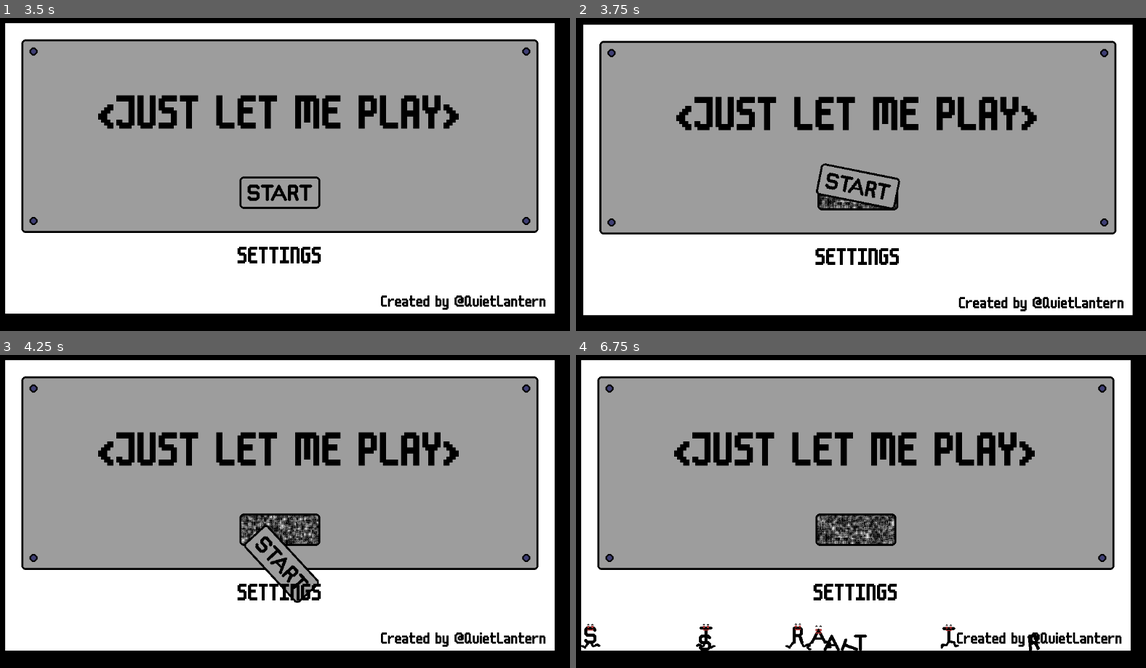
Above: before the commit, frames 1-4 (two rows, left to right).
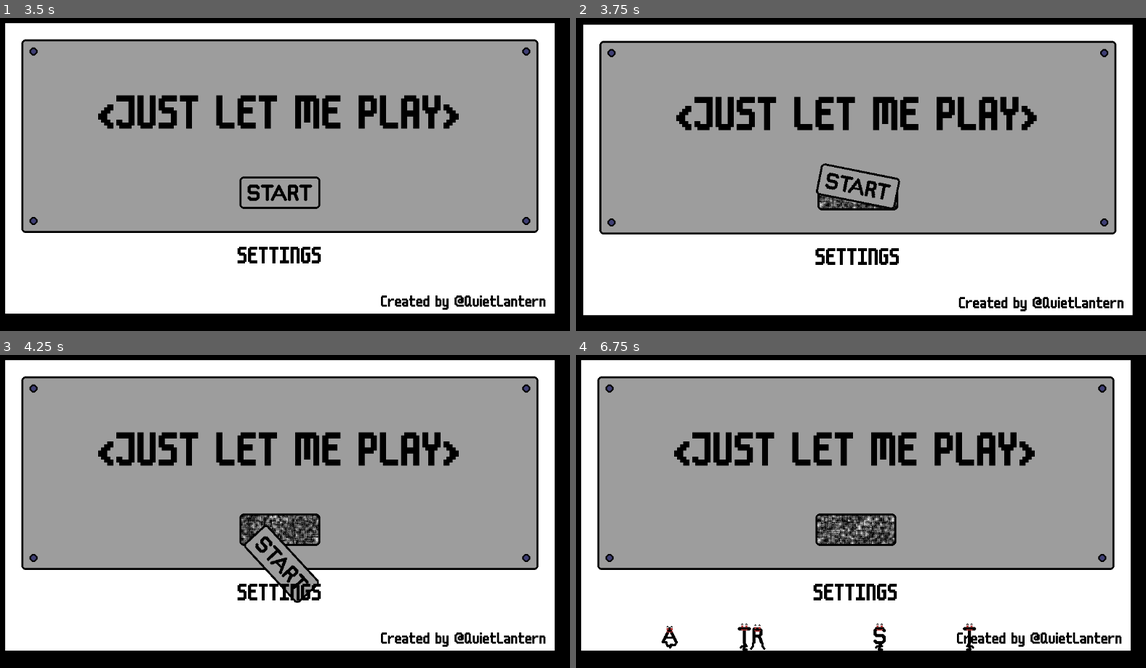
Above: after the commit, the same moments.

Repository: conor-wilson/secret-sapphire
Game: Godot game, scene res://scenes/main.tscn
Two runs of this game, one before a commit and one after it. Both use one fixed random seed, a clock stepped at 60 frames per second and the inputs below.
Inputs (mouse positions are in pixels of both pictures, inside the frame that each line leads up to):
- Up to frame 1 (3.5 s): tap Enter at 0.5 s; move the mouse to (279, 136) at 0.52 s; hold Right (ui_right) 0.53-1.25 s; click (279, 136) at 0.6 s; click "SETTINGS" at 1.25 s; click "BACK" at 2 s; tap Space at 2.75 s; move the mouse to (279, 136) at 2.77 s; hold Right (ui_right) from 2.78 s (still down); click (279, 136) at 2.85 s
- Up to frame 2 (3.75 s): tap Enter at 3.5 s; move the mouse to (855, 193) at 3.52 s; release Right (ui_right) at 3.53 s; hold Left (ui_left) from 3.53 s (still down); click (855, 193) at 3.6 s
- Up to frame 3 (4.25 s): keep holding Left (ui_left)
- Up to frame 4 (6.75 s): move the mouse to (610, 389) at 4.27 s; release Left (ui_left) at 4.28 s; hold Right (ui_right) 4.28-5.78 s; click (610, 389) at 4.35 s; move the mouse to (1100, 389) at 5.02 s; click (1100, 389) at 5.1 s; tap D (debugbutton) at 5.65 s; move the mouse to (610, 558) at 5.77 s; hold Left (ui_left) 5.78-6.53 s; click (610, 558) at 5.85 s; move the mouse to (1100, 558) at 6.52 s; hold Right (ui_right) from 6.53 s (still down); click (1100, 558) at 6.6 s

Frame 1 is identical in both runs. In frame 2, 0.1% of the frame differs, in the area x 42-57%, y 56-61%; in frame 3, 0.6%; in frame 4, 2.1%, in the area x 0-82%, y 51-95%.

Commit message:
Removed Letter scene in favour of InteractiveElement (formerly BreakableElement)

Diff:
--- a/let-me-play/assets/art/RunningLetters/running_r.tres
+++ b/let-me-play/assets/art/RunningLetters/running_r.tres
@@ -173,5 +173,5 @@
 }],
 "loop": true,
 "name": &"running_right",
-"speed": 5.0
+"speed": 12.0
 }]
--- a/let-me-play/assets/art/RunningLetters/running_s.tres
+++ b/let-me-play/assets/art/RunningLetters/running_s.tres
@@ -66,7 +66,7 @@
 }],
 "loop": true,
 "name": &"idle",
-"speed": 5.0
+"speed": 12.0
 }, {
 "frames": [{
 "duration": 1.0,
--- a/let-me-play/running_letter.gd
+++ b/let-me-play/running_letter.gd
@@ -36,6 +36,16 @@
 	#else:
 		#velocity.x = move_toward(velocity.x, 0, SPEED)
 
+func spawn(new_position:Vector2):
+	position = new_position
+	show()
+	#state = State.JUMPING
+	#$AnimatedSprite2D.play("jumping")
+	velocity.y = JUMP_VELOCITY/2
+	state = State.JUMPING
+	$MischiefTimer.start()
+	#start_running()
+	#_jump()
 
 func start_running():
 	if state != State.RUNNING:
@@ -101,15 +111,6 @@
 func set_can_enter_desktop(val:bool):
 	is_infront_of_desktop = val
 
-# TODO: This is purely for debugging. This function should be removed once it's
-# no-longer needed.
-func _input(event: InputEvent) -> void:
-	if event.is_action_pressed("debugbutton"):
-		show()
-		$MischiefTimer.start()
-		start_running()
-
-
 func _on_landing_detector_body_entered(body: Node2D) -> void:
 
 	# TODO: This feels a little bit weird. Rethink it.
--- a/let-me-play/scenes/breakable_element.tscn
+++ /dev/null
@@ -1,10 +0,0 @@
-[gd_scene load_steps=2 format=3 uid="uid://b7pp5suyru2lf"]
-
-[ext_resource type="Script" path="res://scenes/breakable_element.gd" id="1_wcjcc"]
-
-[node name="BreakableElement" type="RigidBody2D"]
-input_pickable = true
-continuous_cd = 1
-contact_monitor = true
-max_contacts_reported = 1
-script = ExtResource("1_wcjcc")
--- a/let-me-play/scenes/breakable_element.gd
+++ b/let-me-play/scenes/interactive_element.gd
@@ -1,8 +1,9 @@
-class_name BreakableElement extends RigidBody2D
+class_name InteractiveElement extends RigidBody2D
 
 signal click
 signal smash
 
+@export var breakable:bool = true
 var idle:bool
 
 # Called when the node enters the scene tree for the first time.
@@ -22,7 +23,16 @@
 	idle = false
 	apply_impulse(Vector2(randf_range(-strength,strength),-20*strength), Vector2(randf_range(-2.5*strength,2.5*strength),0))
 
+# apply_random_force applies a random force on the letter (in the positive Y
+# direction, and in any X direction)
+#
+# TODO: Make the range values in here configurable.
+func apply_random_force():
+	var x_force:float = randf_range(-750, 750)
+	var y_force:float = randf_range(-750, 0)
+	apply_impulse(Vector2(x_force,y_force))
+
 func _on_body_entered(body: Node) -> void:
-	if !idle:
+	if !idle && breakable:
 		smash.emit()
 		queue_free()
--- /dev/null
+++ b/let-me-play/scenes/interactive_element.tscn
@@ -0,0 +1,10 @@
+[gd_scene load_steps=2 format=3 uid="uid://b7pp5suyru2lf"]
+
+[ext_resource type="Script" path="res://scenes/interactive_element.gd" id="1_fakqv"]
+
+[node name="InteractiveElement" type="RigidBody2D"]
+input_pickable = true
+continuous_cd = 1
+contact_monitor = true
+max_contacts_reported = 1
+script = ExtResource("1_fakqv")
--- a/let-me-play/scenes/letter.gd
+++ /dev/null
@@ -1,77 +0,0 @@
-extends Node2D
-
-# TODO: Each of the letter types in this file are handled as individual variables. It
-# might be cleaner to move them all into an array and handle them as a collection. Look
-# into whether this is the case, and refactor the code accordingly if it is.
-
-enum LetterType {S, T, A, R, G, M, E}
-@export var letter_type:LetterType = LetterType.S
-
-# All of the letter types
-var letter_body:RigidBody2D
-@onready var s: RigidBody2D = $S
-@onready var t: RigidBody2D = $T
-@onready var a: RigidBody2D = $A
-@onready var r: RigidBody2D = $R
-@onready var g: RigidBody2D = $G
-@onready var m: RigidBody2D = $M
-@onready var e: RigidBody2D = $E
-
-# Called when the node enters the scene tree for the first time.
-func _ready() -> void:
-	set_letter_body()
-	disable_all_letters()
-	enable_letter(letter_body)
-
-# set_letter_body sets the value of letter_body to the correct child node
-# according to the value of letter_type.
-func set_letter_body():
-	match letter_type:
-		LetterType.S: letter_body = s
-		LetterType.T: letter_body = t
-		LetterType.A: letter_body = a
-		LetterType.R: letter_body = r
-		LetterType.G: letter_body = g
-		LetterType.M: letter_body = m
-		LetterType.E: letter_body = e
-		_: print_debug("unknown letter type: ", letter_type)
-
-# disable_all_letters disables and hides all the types of letters in the node tree.
-func disable_all_letters():
-	disable_letter(s)
-	disable_letter(t)
-	disable_letter(a)
-	disable_letter(r)
-	disable_letter(g)
-	disable_letter(m)
-	disable_letter(e)
-
-# disable_letter disables and hides the provided letter from the node tree.
-func disable_letter(l:RigidBody2D):
-	l.get_child(1).disabled = true
-	l.hide()
-
-# enable_letter enables and shows the provided letter within the node tree.
-func enable_letter(l:RigidBody2D):
-	l.get_child(1).disabled = false
-
-# spawn reveals the letter and applies a random force to it
-func spawn():
-	letter_body.show()
-	apply_random_force()
-
-# apply_random_force applies a random force on the letter (in the positive Y
-# direction, and in any X direction)
-#
-# TODO: Make the range values in here configurable.
-func apply_random_force():
-	var x_force:float = randf_range(-750, 750)
-	var y_force:float = randf_range(-750, 0)
-	letter_body.apply_impulse(Vector2(x_force,y_force))
-#
-## TODO: This is purely for debugging. This function should be removed once it's
-## no-longer needed.
-#func _input(event: InputEvent) -> void:
-	#if event.is_action_pressed("debugbutton"):
-		#spawn()
-		#apply_random_force()
--- a/let-me-play/scenes/letter.tscn
+++ /dev/null
@@ -1,89 +0,0 @@
-[gd_scene load_steps=9 format=3 uid="uid://dn8q4o2sgxa7y"]
-
-[ext_resource type="Script" path="res://scenes/letter.gd" id="1_py2od"]
-[ext_resource type="Texture2D" uid="uid://pvl4opjitbn6" path="res://assets/art/Letters1.png" id="1_xwbin"]
-[ext_resource type="Texture2D" uid="uid://c7am4spqld716" path="res://assets/art/Letters2.png" id="2_8btql"]
-[ext_resource type="Texture2D" uid="uid://rt1q2s47l33u" path="res://assets/art/Letters3.png" id="3_8b30d"]
-[ext_resource type="Texture2D" uid="uid://c7buyymj4wbih" path="res://assets/art/Letters4.png" id="4_p13cm"]
-[ext_resource type="Texture2D" uid="uid://4135leo6x8el" path="res://assets/art/Letters6.png" id="5_idgub"]
-[ext_resource type="Texture2D" uid="uid://c6a07x25mr3es" path="res://assets/art/Letters8.png" id="6_k31ig"]
-[ext_resource type="Texture2D" uid="uid://c8kvnj8oui3xm" path="res://assets/art/Letters9.png" id="7_ht6sd"]
-
-[node name="Letter" type="Node2D"]
-script = ExtResource("1_py2od")
-
-[node name="S" type="RigidBody2D" parent="."]
-visible = false
-collision_layer = 4
-collision_mask = 5
-
-[node name="Sprite2D" type="Sprite2D" parent="S"]
-texture = ExtResource("1_xwbin")
-
-[node name="CollisionPolygon2D" type="CollisionPolygon2D" parent="S"]
-polygon = PackedVector2Array(-12, -11, -7, -16, 7, -16, 12, -11, 12, -9, 10, -7, 8, -7, 5, -10, -5, -10, -6, -9, -6, -4, -5, -3, 7, -3, 12, 2, 12, 10, 6, 16, -7, 16, -12, 11, -12, 9, -10, 7, -8, 7, -5, 10, 5, 10, 6, 9, 6, 4, 5, 3, -7, 3, -12, -2)
-
-[node name="T" type="RigidBody2D" parent="."]
-visible = false
-collision_layer = 4
-collision_mask = 5
-
-[node name="Sprite2D" type="Sprite2D" parent="T"]
-texture = ExtResource("2_8btql")
-
-[node name="CollisionPolygon2D" type="CollisionPolygon2D" parent="T"]
-polygon = PackedVector2Array(-10, -16, 10, -16, 13, -13, 10, -10, 3, -10, 3, 14, 1, 16, -1, 16, -3, 14, -3, -10, -10, -10, -13, -13)
-
-[node name="A" type="RigidBody2D" parent="."]
-visible = false
-collision_layer = 4
-collision_mask = 5
-
-[node name="Sprite2D" type="Sprite2D" parent="A"]
-texture = ExtResource("3_8b30d")
-
-[node name="CollisionPolygon2D" type="CollisionPolygon2D" parent="A"]
-polygon = PackedVector2Array(1, -16, 16, 13, 16, 15, 15, 16, 11, 16, 7, 7, -7, 7, -11, 16, -15, 16, -16, 15, -16, 13, -1, -16)
-
-[node name="R" type="RigidBody2D" parent="."]
-visible = false
-collision_layer = 4
-collision_mask = 5
-
-[node name="Sprite2D" type="Sprite2D" parent="R"]
-texture = ExtResource("4_p13cm")
-
-[node name="CollisionPolygon2D" type="CollisionPolygon2D" parent="R"]
-polygon = PackedVector2Array(-7, -16, 5, -16, 10, -11, 10, -2, 7, 1, 11, 14, 9, 16, 7, 16, 5, 14, 2, 4, -4, 4, -4, 14, -6, 16, -8, 16, -10, 14, -10, -13)
-
-[node name="G" type="RigidBody2D" parent="."]
-visible = false
-collision_layer = 4
-collision_mask = 5
-
-[node name="Sprite2D" type="Sprite2D" parent="G"]
-texture = ExtResource("5_idgub")
-
-[node name="CollisionPolygon2D" type="CollisionPolygon2D" parent="G"]
-polygon = PackedVector2Array(-12, -11, -7, -16, 7, -16, 12, -11, 12, -9, 10, -7, 8, -7, 5, -10, -5, -10, -6, -9, -6, 9, -5, 10, 5, 10, 6, 9, 6, 6, 4, 6, 2, 4, 2, 2, 4, 0, 9, 0, 12, 3, 12, 11, 7, 16, -7, 16, -12, 11)
-
-[node name="M" type="RigidBody2D" parent="."]
-visible = false
-collision_layer = 4
-collision_mask = 5
-
-[node name="Sprite2D" type="Sprite2D" parent="M"]
-texture = ExtResource("6_k31ig")
-
-[node name="CollisionPolygon2D" type="CollisionPolygon2D" parent="M"]
-polygon = PackedVector2Array(-14, -13, -11, -16, -10, -16, 0, -6, 10, -16, 11, -16, 14, -13, 14, 14, 12, 16, 10, 16, 8, 14, 8, -2, 7, -5, 1, 1, -1, 1, -7, -5, -8, -2, -8, 14, -10, 16, -12, 16, -14, 14)
-
-[node name="E" type="RigidBody2D" parent="."]
-collision_layer = 4
-collision_mask = 5
-
-[node name="Sprite2D" type="Sprite2D" parent="E"]
-texture = ExtResource("7_ht6sd")
-
-[node name="CollisionPolygon2D" type="CollisionPolygon2D" parent="E"]
-polygon = PackedVector2Array(-10, -13, -7, -16, 8, -16, 11, -13, 8, -10, -4, -10, -4, -3, 1, -3, 4, 0, 1, 3, -4, 3, -4, 10, 8, 10, 11, 13, 8, 16, -7, 16, -10, 13)
--- a/let-me-play/scenes/main_menu.gd
+++ b/let-me-play/scenes/main_menu.gd
@@ -9,8 +9,10 @@
 # TODO: Organise this code file. It's a damn mess.
 
 func _on_start_button_smash() -> void:
-	for letter in $Letters.get_children():
-		letter.spawn()
+	$RigidLetters.show()
+	for letter in $RigidLetters.get_children():
+		letter.detatch()
+		letter.apply_random_force()
 	start_button_exploded.emit()
 
 func _on_start_button_click() -> void:
@@ -53,7 +55,7 @@
 
 	# Check that the element can be detatched
 	if element == null: return
-	if element is not BreakableElement: return
+	if element is not InteractiveElement: return
 	if !element.idle:   return
 
 	# Detatch element
@@ -78,4 +80,20 @@
 	var y_force:float = randf_range(-750, 0)
 	$InteractiveElements/CrumpledStickyNote.apply_impulse(Vector2(x_force,y_force), Vector2(10,10))
 
-	#$InteractiveElements/StickyNote/Sprite2D/AnimationPlayer.play("RESET")
+
+# TODO: This is purely for debugging. This function should be removed once it's
+# no-longer needed.
+func _input(event: InputEvent) -> void:
+	if event.is_action_pressed("debugbutton"):
+
+		$RunningLetters/S.spawn($RigidLetters/S.position+Vector2(0,-10))
+		$RunningLetters/T1.spawn($RigidLetters/T1.position+Vector2(0,-10))
+		$RunningLetters/A1.spawn($RigidLetters/A1.position+Vector2(0,-10))
+		$RunningLetters/R.spawn($RigidLetters/R.position+Vector2(0,-10))
+		$RunningLetters/T2.spawn($RigidLetters/T2.position+Vector2(0,-10))
+
+		$RigidLetters/S.queue_free()
+		$RigidLetters/T1.queue_free()
+		$RigidLetters/A1.queue_free()
+		$RigidLetters/R.queue_free()
+		$RigidLetters/T2.queue_free()
--- a/let-me-play/scenes/main_menu.tscn
+++ b/let-me-play/scenes/main_menu.tscn
@@ -1,10 +1,9 @@
-[gd_scene load_steps=27 format=4 uid="uid://5ctllddc4obb"]
-
-[ext_resource type="PackedScene" uid="uid://b7pp5suyru2lf" path="res://scenes/breakable_element.tscn" id="1_7wdxp"]
+[gd_scene load_steps=30 format=4 uid="uid://5ctllddc4obb"]
+
+[ext_resource type="PackedScene" uid="uid://b7pp5suyru2lf" path="res://scenes/interactive_element.tscn" id="1_7wdxp"]
 [ext_resource type="Script" path="res://scenes/main_menu.gd" id="1_hib26"]
 [ext_resource type="TileSet" uid="uid://b35s45rp0yrck" path="res://scenes/menu_tile_set.tres" id="1_jssq0"]
 [ext_resource type="PackedScene" uid="uid://dafqi5pwsvw6r" path="res://scenes/desktop.tscn" id="2_kxbcg"]
-[ext_resource type="PackedScene" uid="uid://dn8q4o2sgxa7y" path="res://scenes/letter.tscn" id="3_1ar5g"]
 [ext_resource type="Texture2D" uid="uid://1rpws7w7ml0u" path="res://assets/art/StickyNoteTest-Sheet.png" id="3_ahnkd"]
 [ext_resource type="Texture2D" uid="uid://7r8cut1jsvt0" path="res://assets/art/Panel.png" id="3_janoq"]
 [ext_resource type="Texture2D" uid="uid://4damehrpitmi" path="res://assets/art/CrumpledPaper.png" id="4_ylyox"]
@@ -12,8 +11,12 @@
 [ext_resource type="Theme" uid="uid://fqhlidlvqsyl" path="res://assets/fonts/menu_buttons.tres" id="6_43f6x"]
 [ext_resource type="Texture2D" uid="uid://y8wgjwjjrbhx" path="res://assets/art/SmallStartButton.png" id="8_nhvuo"]
 [ext_resource type="Texture2D" uid="uid://op2bmdwt6xln" path="res://assets/art/Screw.png" id="8_yx54q"]
+[ext_resource type="Texture2D" uid="uid://pvl4opjitbn6" path="res://assets/art/Letters1.png" id="12_oif4b"]
 [ext_resource type="PackedScene" uid="uid://lvqqxc7ln6wx" path="res://scenes/running_letter.tscn" id="13_7j4n4"]
+[ext_resource type="Texture2D" uid="uid://c7am4spqld716" path="res://assets/art/Letters2.png" id="13_mlhma"]
+[ext_resource type="Texture2D" uid="uid://rt1q2s47l33u" path="res://assets/art/Letters3.png" id="14_7kfov"]
 [ext_resource type="SpriteFrames" uid="uid://cjnjhykip21o5" path="res://assets/art/RunningLetters/running_s.tres" id="14_asqxe"]
+[ext_resource type="Texture2D" uid="uid://c7buyymj4wbih" path="res://assets/art/Letters4.png" id="15_1jtme"]
 [ext_resource type="SpriteFrames" uid="uid://b15mmw4hxryyy" path="res://assets/art/RunningLetters/running_t.tres" id="15_8ipti"]
 [ext_resource type="SpriteFrames" uid="uid://rftjcopnmkle" path="res://assets/art/RunningLetters/running_a.tres" id="16_pscsi"]
 [ext_resource type="SpriteFrames" uid="uid://cycrm7f7m0ie8" path="res://assets/art/RunningLetters/running_r.tres" id="17_sxf8s"]
@@ -217,31 +220,100 @@
 text = "SETTINGS"
 flat = true
 
-[node name="Letters" type="Node2D" parent="."]
-
-[node name="S" parent="Letters" instance=ExtResource("3_1ar5g")]
-position = Vector2(503, 585)
-rotation = -0.0150613
-
-[node name="T1" parent="Letters" instance=ExtResource("3_1ar5g")]
-position = Vector2(537, 580)
-rotation = -0.0150613
-letter_type = 1
-
-[node name="A1" parent="Letters" instance=ExtResource("3_1ar5g")]
-position = Vector2(573, 577)
-rotation = -0.0150613
-letter_type = 2
-
-[node name="R" parent="Letters" instance=ExtResource("3_1ar5g")]
-position = Vector2(604, 575)
-rotation = -0.0150613
-letter_type = 3
-
-[node name="T2" parent="Letters" instance=ExtResource("3_1ar5g")]
-position = Vector2(632, 579)
-rotation = -0.0150613
-letter_type = 1
+[node name="RigidLetters" type="Node2D" parent="."]
+visible = false
+
+[node name="S" parent="RigidLetters" instance=ExtResource("1_7wdxp")]
+position = Vector2(507, 585)
+collision_layer = 4
+collision_mask = 5
+breakable = false
+metadata/_edit_group_ = true
+
+[node name="Sprite2D" type="Sprite2D" parent="RigidLetters/S"]
+texture = ExtResource("12_oif4b")
+
+[node name="CollisionPolygon2D" type="CollisionPolygon2D" parent="RigidLetters/S"]
+polygon = PackedVector2Array(-12, -11, -7, -16, 7, -16, 12, -11, 12, -9, 10, -7, 8, -7, 5, -10, -5, -10, -6, -9, -6, -4, -5, -3, 7, -3, 12, 2, 12, 10, 6, 16, -7, 16, -12, 11, -12, 9, -10, 7, -8, 7, -5, 10, 5, 10, 6, 9, 6, 4, 5, 3, -7, 3, -12, -2)
+
+[node name="T1" parent="RigidLetters" instance=ExtResource("1_7wdxp")]
+position = Vector2(542, 586)
+collision_layer = 4
+collision_mask = 5
+breakable = false
+metadata/_edit_group_ = true
+
+[node name="Sprite2D" type="Sprite2D" parent="RigidLetters/T1"]
+texture = ExtResource("13_mlhma")
+
+[node name="CollisionPolygon2D" type="CollisionPolygon2D" parent="RigidLetters/T1"]
+polygon = PackedVector2Array(-10, -16, 10, -16, 13, -13, 10, -10, 3, -10, 3, 14, 1, 16, -1, 16, -3, 14, -3, -10, -10, -10, -13, -13)
+
+[node name="A1" parent="RigidLetters" instance=ExtResource("1_7wdxp")]
+position = Vector2(576, 586)
+collision_layer = 4
+collision_mask = 5
+breakable = false
+metadata/_edit_group_ = true
+
+[node name="Sprite2D" type="Sprite2D" parent="RigidLetters/A1"]
+texture = ExtResource("14_7kfov")
+
+[node name="CollisionPolygon2D" type="CollisionPolygon2D" parent="RigidLetters/A1"]
+polygon = PackedVector2Array(1, -16, 16, 13, 16, 15, 15, 16, 11, 16, 7, 7, -7, 7, -11, 16, -15, 16, -16, 15, -16, 13, -1, -16)
+
+[node name="R" parent="RigidLetters" instance=ExtResource("1_7wdxp")]
+position = Vector2(609, 584)
+collision_layer = 4
+collision_mask = 5
+breakable = false
+metadata/_edit_group_ = true
+
+[node name="Sprite2D" type="Sprite2D" parent="RigidLetters/R"]
+texture = ExtResource("15_1jtme")
+
+[node name="CollisionPolygon2D" type="CollisionPolygon2D" parent="RigidLetters/R"]
+polygon = PackedVector2Array(-7, -16, 5, -16, 10, -11, 10, -2, 7, 1, 11, 14, 9, 16, 7, 16, 5, 14, 2, 4, -4, 4, -4, 14, -6, 16, -8, 16, -10, 14, -10, -13)
+
+[node name="T2" parent="RigidLetters" instance=ExtResource("1_7wdxp")]
+position = Vector2(638, 586)
+collision_layer = 4
+collision_mask = 5
+breakable = false
+metadata/_edit_group_ = true
+
+[node name="Sprite2D" type="Sprite2D" parent="RigidLetters/T2"]
+texture = ExtResource("13_mlhma")
+
+[node name="CollisionPolygon2D" type="CollisionPolygon2D" parent="RigidLetters/T2"]
+polygon = PackedVector2Array(-10, -16, 10, -16, 13, -13, 10, -10, 3, -10, 3, 14, 1, 16, -1, 16, -3, 14, -3, -10, -10, -10, -13, -13)
+
+[node name="RunningLetters" type="Node2D" parent="."]
+
+[node name="S" parent="RunningLetters" instance=ExtResource("13_7j4n4")]
+visible = false
+position = Vector2(125, 538)
+sprite_frames = ExtResource("14_asqxe")
+
+[node name="T1" parent="RunningLetters" instance=ExtResource("13_7j4n4")]
+visible = false
+position = Vector2(284, 543)
+sprite_frames = ExtResource("15_8ipti")
+
+[node name="A1" parent="RunningLetters" instance=ExtResource("13_7j4n4")]
+visible = false
+position = Vector2(373, 537)
+sprite_frames = ExtResource("16_pscsi")
+
+[node name="R" parent="RunningLetters" instance=ExtResource("13_7j4n4")]
+visible = false
+position = Vector2(716, 535)
+sprite_frames = ExtResource("17_sxf8s")
+
+[node name="T2" parent="RunningLetters" instance=ExtResource("13_7j4n4")]
+visible = false
+position = Vector2(895, 508)
+sprite_frames = ExtResource("15_8ipti")
 
 [node name="CreditContainer" type="MarginContainer" parent="."]
 offset_left = 760.0
@@ -259,33 +331,6 @@
 text = "Created by @QuietLantern"
 horizontal_alignment = 2
 vertical_alignment = 2
-
-[node name="RunningLetters" type="Node2D" parent="."]
-
-[node name="S" parent="RunningLetters" instance=ExtResource("13_7j4n4")]
-visible = false
-position = Vector2(125, 538)
-sprite_frames = ExtResource("14_asqxe")
-
-[node name="T1" parent="RunningLetters" instance=ExtResource("13_7j4n4")]
-visible = false
-position = Vector2(284, 543)
-sprite_frames = ExtResource("15_8ipti")
-
-[node name="A1" parent="RunningLetters" instance=ExtResource("13_7j4n4")]
-visible = false
-position = Vector2(497, 543)
-sprite_frames = ExtResource("16_pscsi")
-
-[node name="R" parent="RunningLetters" instance=ExtResource("13_7j4n4")]
-visible = false
-position = Vector2(716, 535)
-sprite_frames = ExtResource("17_sxf8s")
-
-[node name="T2" parent="RunningLetters" instance=ExtResource("13_7j4n4")]
-visible = false
-position = Vector2(895, 508)
-sprite_frames = ExtResource("15_8ipti")
 
 [connection signal="tap" from="Desktop" to="." method="_on_desktop_tap"]
 [connection signal="smash" from="InteractiveElements/Panel" to="." method="_on_panel_smash"]
--- a/let-me-play/scenes/running_letter.tscn
+++ b/let-me-play/scenes/running_letter.tscn
@@ -14,7 +14,7 @@
 size = Vector2(5, 20)
 
 [sub_resource type="RectangleShape2D" id="RectangleShape2D_g0lr5"]
-size = Vector2(6, 82)
+size = Vector2(6, 70)
 
 [node name="RunningLetter" type="CharacterBody2D"]
 collision_layer = 32
@@ -54,7 +54,7 @@
 [node name="LandingDetector" type="Area2D" parent="."]
 
 [node name="CollisionShape2D" type="CollisionShape2D" parent="LandingDetector"]
-position = Vector2(0, 62)
+position = Vector2(0, 56)
 shape = SubResource("RectangleShape2D_g0lr5")
 
 [connection signal="timeout" from="ChangeDirTimer" to="." method="_on_change_dir_timer_timeout"]
--- a/let-me-play/scenes/secret_settings_menu.gd
+++ b/let-me-play/scenes/secret_settings_menu.gd
@@ -15,7 +15,7 @@
 
 	# Check that the element can be detatched
 	if element == null: return
-	if element is not BreakableElement: return
+	if element is not InteractiveElement: return
 	if !element.idle:   return
 
 	# Detatch element
--- a/let-me-play/scenes/secret_settings_menu.tscn
+++ b/let-me-play/scenes/secret_settings_menu.tscn
@@ -5,7 +5,7 @@
 [ext_resource type="FontFile" uid="uid://bckbkknmti08k" path="res://assets/fonts/m6x11.ttf" id="2_my51e"]
 [ext_resource type="Texture2D" uid="uid://um4g42a5xdp" path="res://assets/art/Cage.png" id="4_oxqhv"]
 [ext_resource type="Texture2D" uid="uid://be4woayk2k8g3" path="res://assets/art/Lock.png" id="5_f86gl"]
-[ext_resource type="PackedScene" uid="uid://b7pp5suyru2lf" path="res://scenes/breakable_element.tscn" id="5_x68vv"]
+[ext_resource type="PackedScene" uid="uid://b7pp5suyru2lf" path="res://scenes/interactive_element.tscn" id="5_x68vv"]
 [ext_resource type="Theme" uid="uid://fqhlidlvqsyl" path="res://assets/fonts/menu_buttons.tres" id="8_2qt57"]
 
 [sub_resource type="LabelSettings" id="LabelSettings_j2r77"]
--- a/let-me-play/scenes/settings_menu.gd
+++ b/let-me-play/scenes/settings_menu.gd
@@ -114,7 +114,7 @@
 
 	# Check that the element can be detatched
 	if element == null: return
-	if element is not BreakableElement: return
+	if element is not InteractiveElement: return
 	if !element.idle: return
 
 	# Detatch element
--- a/let-me-play/scenes/settings_menu.tscn
+++ b/let-me-play/scenes/settings_menu.tscn
@@ -5,7 +5,7 @@
 [ext_resource type="FontFile" uid="uid://bckbkknmti08k" path="res://assets/fonts/m6x11.ttf" id="2_ityvj"]
 [ext_resource type="Theme" uid="uid://fqhlidlvqsyl" path="res://assets/fonts/menu_buttons.tres" id="4_558x5"]
 [ext_resource type="Texture2D" uid="uid://diq05b766rpol" path="res://assets/art/SettingsIcon-Sheet.png" id="5_78cxs"]
-[ext_resource type="PackedScene" uid="uid://b7pp5suyru2lf" path="res://scenes/breakable_element.tscn" id="6_447go"]
+[ext_resource type="PackedScene" uid="uid://b7pp5suyru2lf" path="res://scenes/interactive_element.tscn" id="6_447go"]
 [ext_resource type="Texture2D" uid="uid://q1bluytg0n3h" path="res://assets/art/ScrewDriver.png" id="7_lbls2"]
 [ext_resource type="PackedScene" uid="uid://bcttde4rl6c7u" path="res://scenes/help_bot.tscn" id="8_c12ak"]
 
